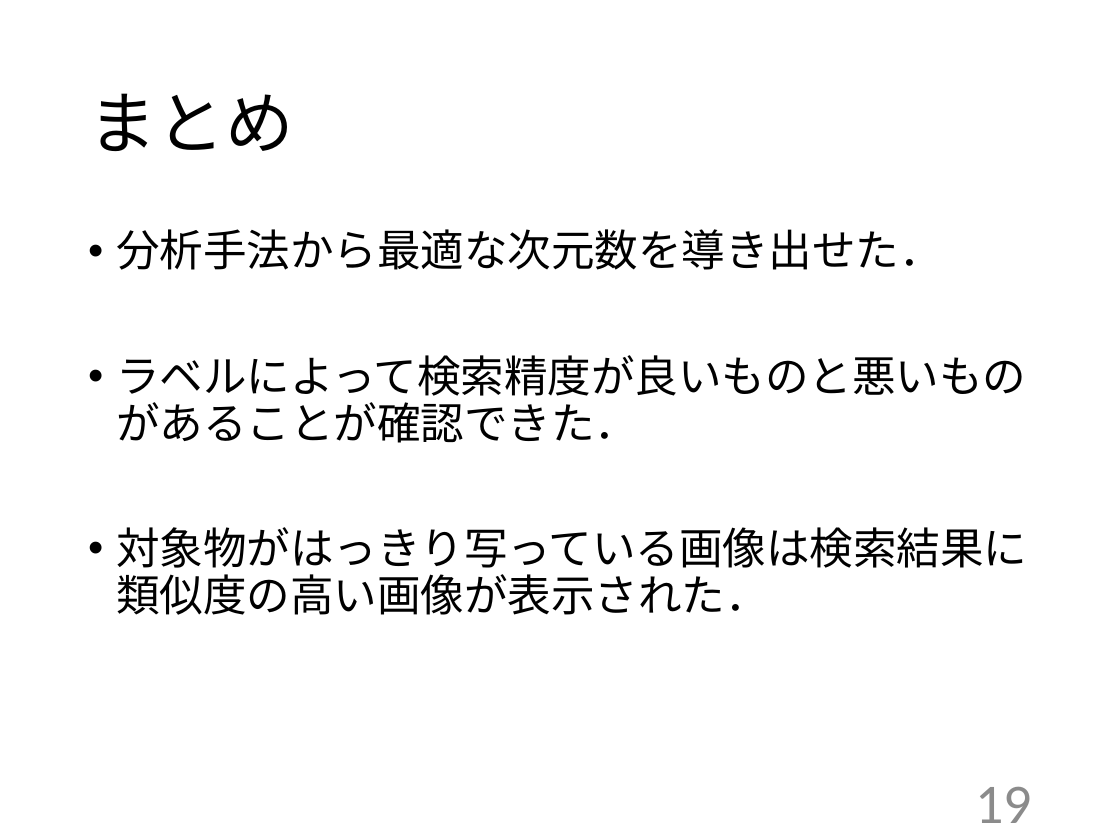
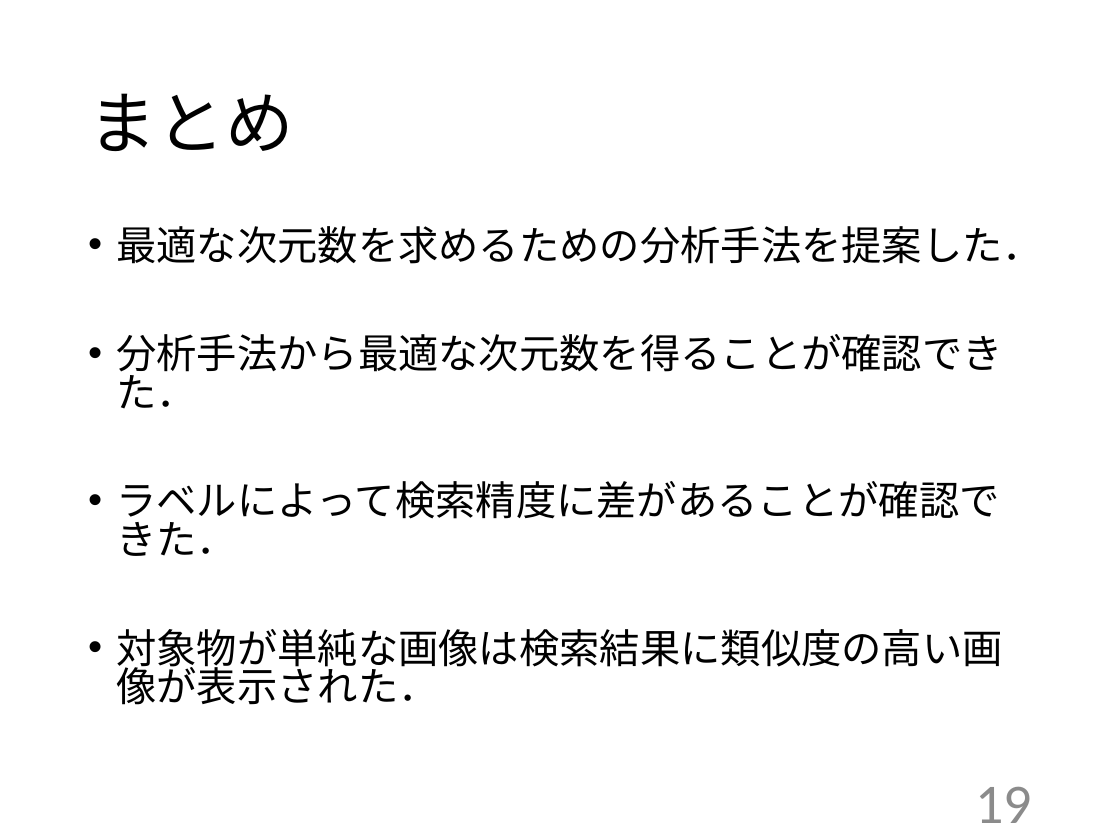
Before and after one commit to kait-takanolab/1821005-yoshioka-thesis, a slide deck: slide 19 of 卒研発表/1821005_yoshioka_thesis.pptx. Drawn at 1120x840 pixels with LibreOffice and Linux fonts; fonts in the diff are those of the drawing. Boxes give left, top, right and bottom in pixels: in the first picture for what was removed or moved away, otherwise in the second. Text is boxed around its words. In the diff, an @@ line names an element or a change of style, - is before the commit and + after.

```diff
--- a/卒研発表/1821005_yoshioka_thesis.pptx
+++ b/卒研発表/1821005_yoshioka_thesis.pptx
@@ text at <box>116,226,1043,705</box>: text changed; size 28 to 25.9 pt @@
-• 分析手法から最適な次元数を導き出せた．
-• ラベルによって検索精度が良いものと悪いものがあることが確認できた．
-• 対象物がはっきり写っている画像は検索結果に類似度の高い画像が表示された．
+• 最適な次元数を求めるための分析手法を提案した．
+• 分析手法から最適な次元数を得ることが確認できた．
+• ラベルによって検索精度に差があることが確認できた．
+• 対象物が単純な画像は検索結果に類似度の高い画像が表示された．
```
Also in this commit, not shown: 6 other slides changed.
